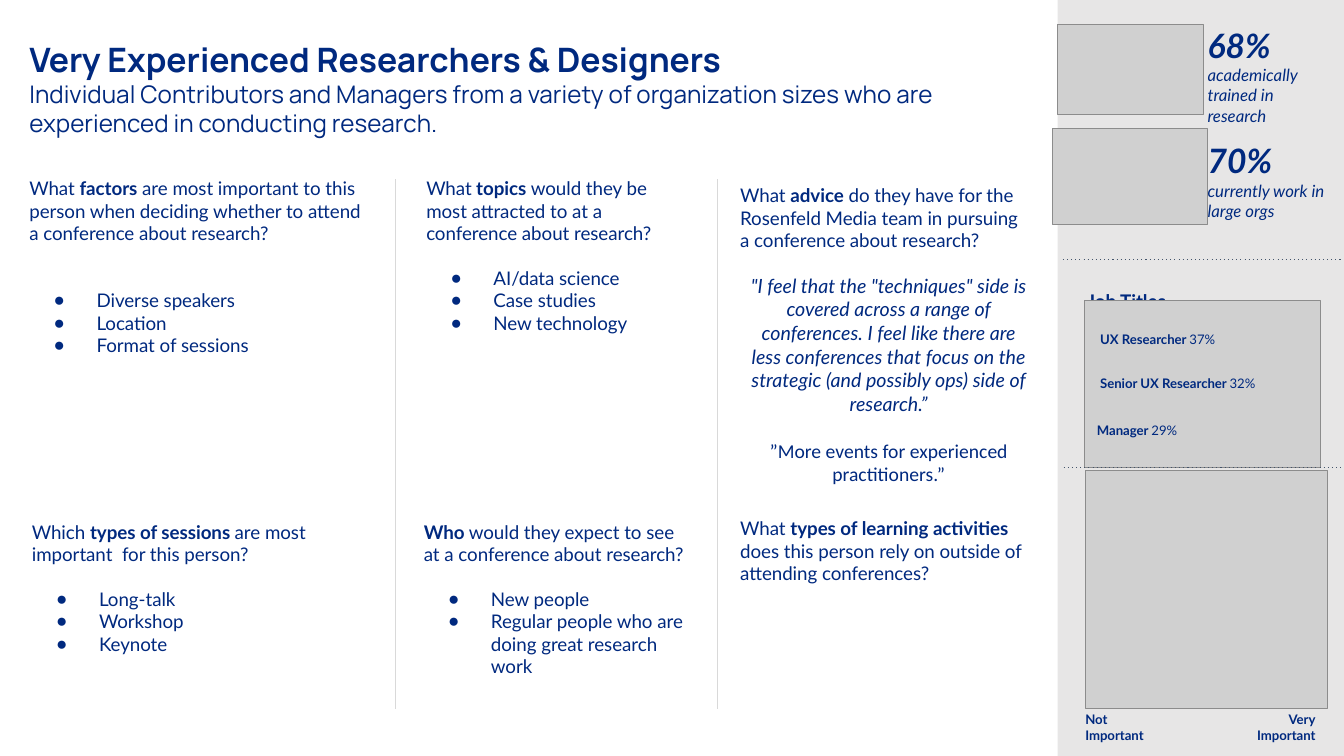
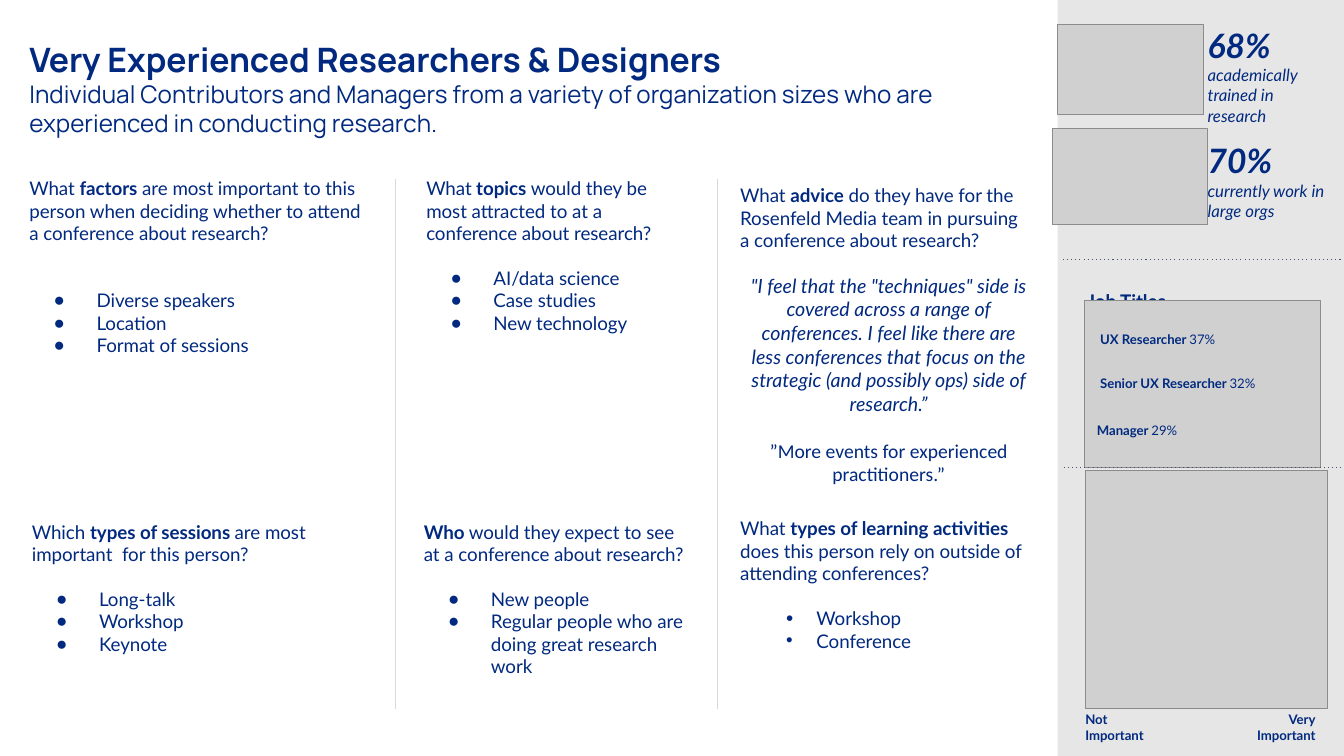
Before and after one commit to PersonaPredicta/Survey_Says..., a slide deck: slide 2 of established_personas.pptx. Drawn at 1344x756 pixels with LibreOffice and Linux fonts; fonts in the diff are those of the drawing; grey boxes stand for pictures. Boxes give left, top, right and bottom in pixels: in the first picture for what was removed or moved away, otherwise in the second. Text is boxed around its words. In the diff, an @@ line names an element or a change of style, - is before the commit and + after.

```diff
--- a/established_personas.pptx
+++ b/established_personas.pptx
@@ text at (816,611,911,648): paragraphs added @@
+• Workshop
+• Conference
```
Also in this commit, not shown: 4 other slides changed, 1 slide added.
